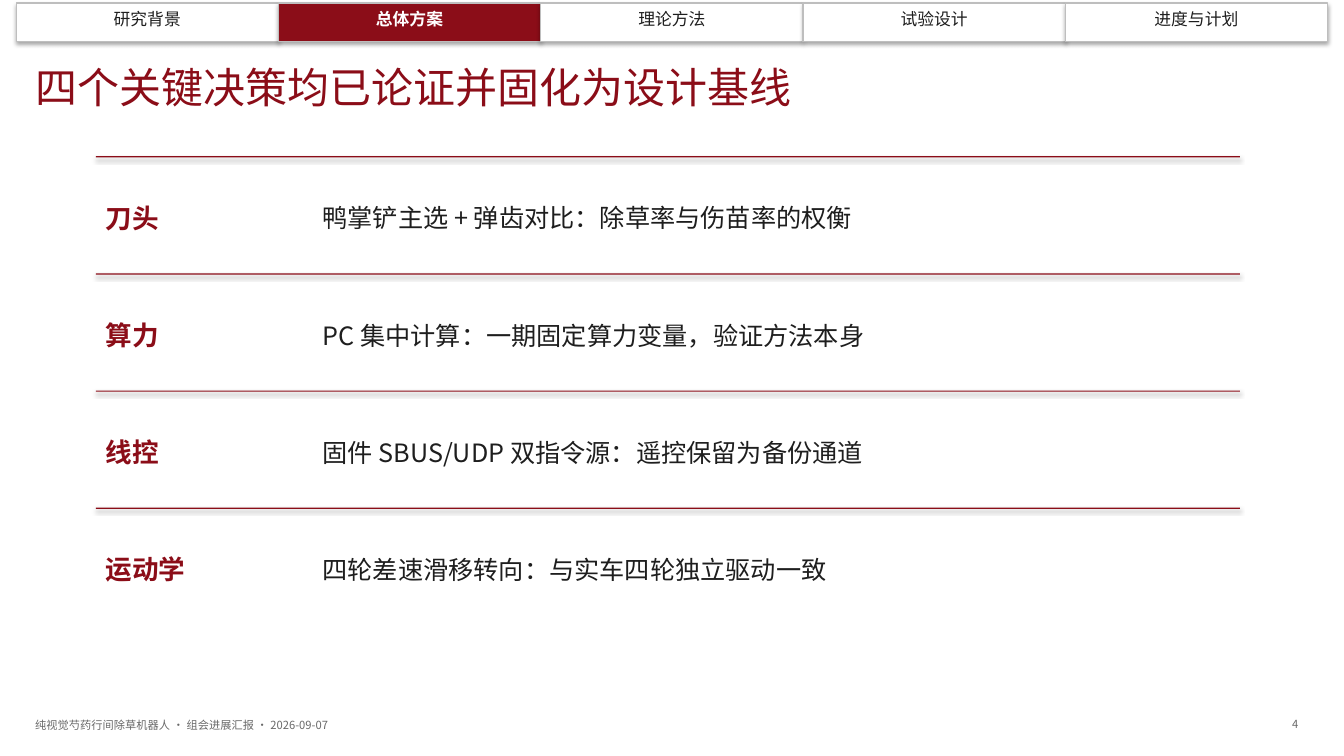
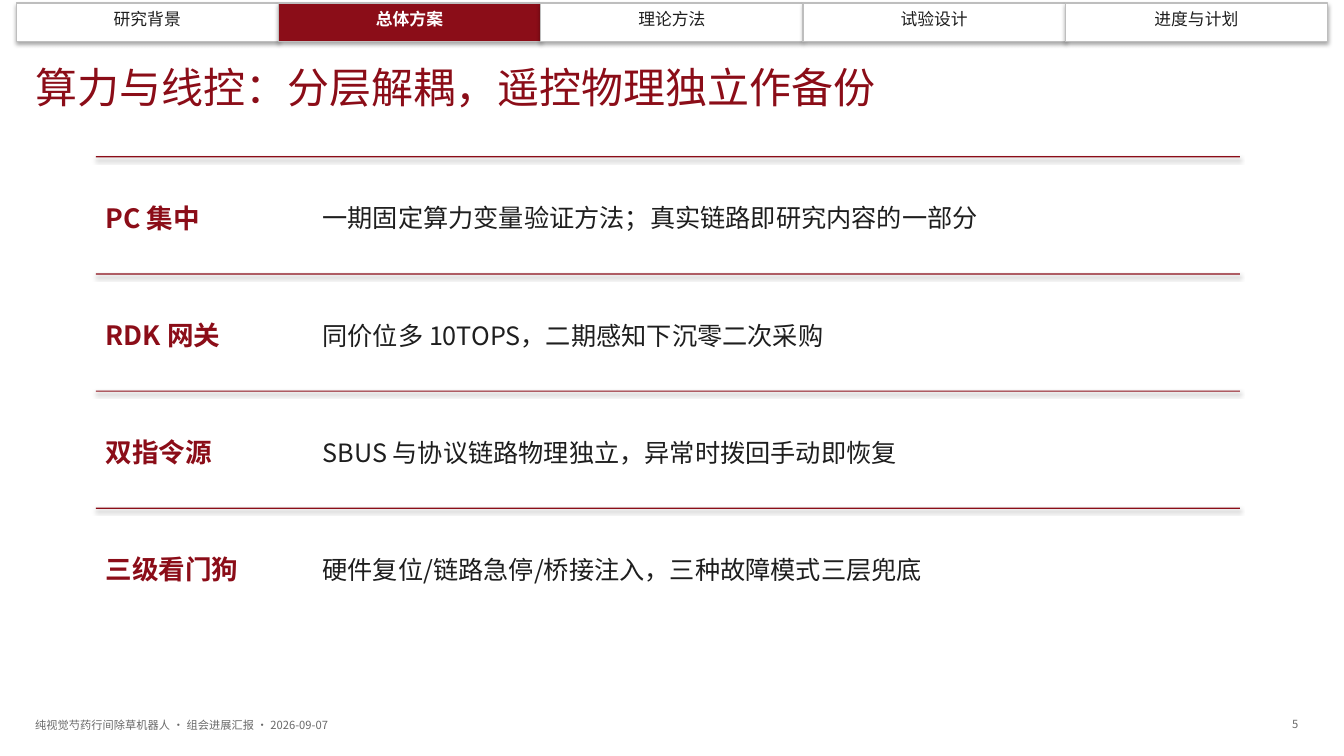
Before and after one commit to dangan2276326123-svg/zcode-chucao, a slide deck: slide 5 of docs/组会汇报_20260907/组会进展汇报_纯视觉芍药行间除草机器人.pptx (slide 4 before the commit). Drawn at 1344x756 pixels with LibreOffice and Linux fonts; fonts in the diff are those of the drawing. Boxes give left, top, right and bottom in pixels: in the first picture for what was removed or moved away, otherwise in the second. Text is boxed around its words. In the diff, an @@ line names an element or a change of style, - is before the commit and + after.

```diff
--- a/docs/组会汇报_20260907/组会进展汇报_纯视觉芍药行间除草机器人.pptx
+++ b/docs/组会汇报_20260907/组会进展汇报_纯视觉芍药行间除草机器人.pptx
@@ text at bbox=[35, 67, 875, 108]: text changed @@
-四个关键决策均已论证并固化为设计基线
+算力与线控：分层解耦，遥控物理独立作备份
@@ text at bbox=[106, 205, 200, 231]: text changed @@
-刀头
+PC 集中
@@ text at bbox=[323, 205, 978, 231]: text changed @@
-鸭掌铲主选 + 弹齿对比：除草率与伤苗率的权衡
+一期固定算力变量验证方法；真实链路即研究内容的一部分
@@ text at bbox=[106, 322, 220, 348]: text changed @@
-算力
+RDK 网关
@@ text at bbox=[323, 324, 823, 348]: text changed @@
-PC 集中计算：一期固定算力变量，验证方法本身
+同价位多 10TOPS，二期感知下沉零二次采购
@@ text at bbox=[106, 439, 212, 465]: text changed @@
-线控
+双指令源
@@ text at bbox=[323, 440, 897, 465]: text changed @@
-固件 SBUS/UDP 双指令源：遥控保留为备份通道
+SBUS 与协议链路物理独立，异常时拨回手动即恢复
@@ text at bbox=[106, 556, 239, 582]: text changed @@
-运动学
+三级看门狗
@@ text at bbox=[323, 558, 922, 584]: text changed @@
-四轮差速滑移转向：与实车四轮独立驱动一致
+硬件复位/链路急停/桥接注入，三种故障模式三层兜底
@@ text at bbox=[1292, 720, 1298, 728]: text changed @@
-4
+5
```
Also in this commit, not shown: 9 other slides changed, 4 slides added, 1 other file.
